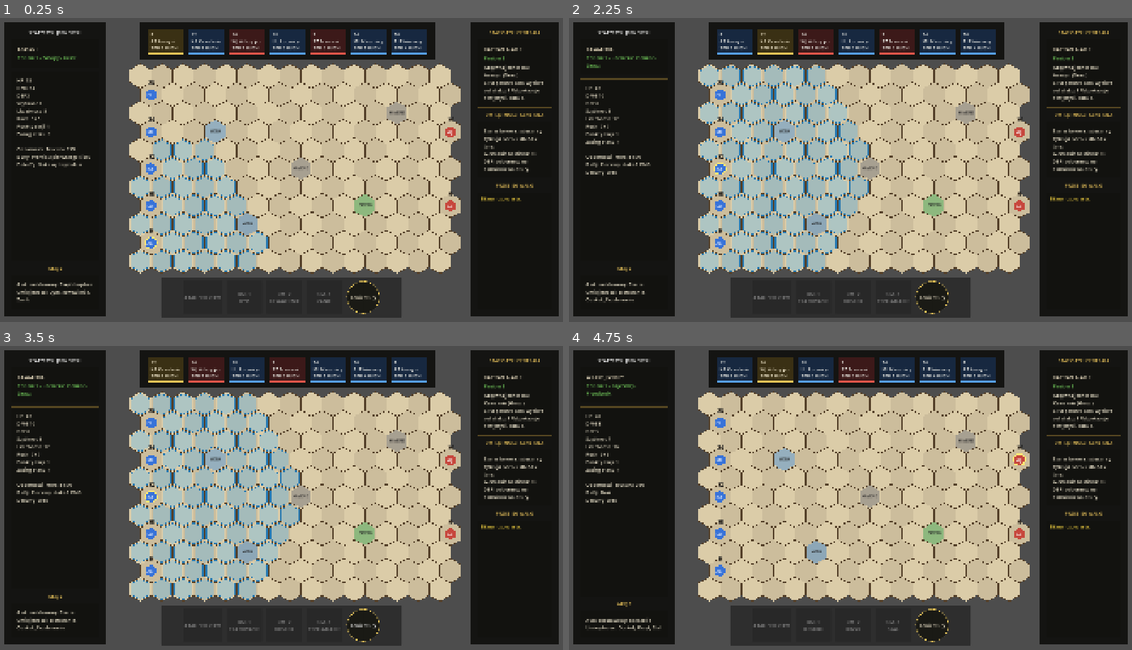
Above: before the commit, frames 1-4 (two rows, left to right).
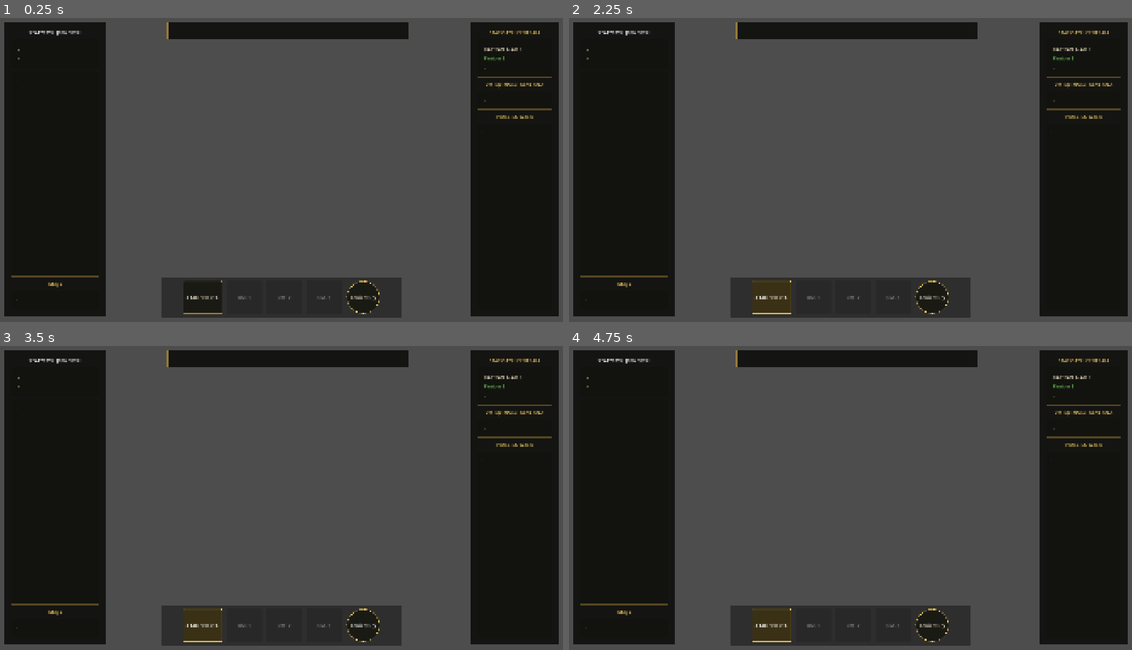
Above: after the commit, the same moments.

Repository: oliwierkoziol/staze
Game: Godot game, scene res://gra.tscn
The game is run twice, just before and just after one commit, with the same random seed, the same clock (stepped at 60 frames per second) and the same inputs.
Inputs (mouse positions are in pixels of both pictures, inside the frame that each line leads up to):
- Up to frame 1 (0.25 s): no input
- Up to frame 2 (2.25 s): click (732, 42) at 0.5 s, where only the run before the commit has a clickable "8 AS Asasyni SPD 9 RUCH 5"; click (771, 297) at 1.25 s, where only the run after the commit has a clickable "ATAK PODSTAWOWY"; click (777, 42) at 2 s, where only the run before the commit has a clickable "12 KA Kawaleria SPD 8 RUCH 7"
- Up to frame 3 (3.5 s): click "Koniec tury" at 2.75 s
- Up to frame 4 (4.75 s): click (732, 370) at 3.5 s, where only the run before the commit has a clickable "12 KA Kawaleria SPD 8 RUCH 7"; click (777, 370) at 4.25 s, where only the run before the commit has a clickable "16 WJ Wilczy jezdzcy SPD 7 RU…"

The runs differ from the first frame. In frame 1, 46% of the frame differs, in the area x 2-98%, y 1-98%; in frame 2, 46%; in frame 3, 46%; in frame 4, 46%.
Error after the commit: Parse Error: Preload file "res://assets/mapTiles/grass.png" does not exist. (res://scripts/plansza_walki.gd:12)

Commit message:
feat(system walki): losowe klastry przeszkod, tekstura trawy, naprawiony ruch jednostek

Diff:
--- a/turn-base-game/scripts/gra.gd
+++ b/turn-base-game/scripts/gra.gd
@@ -152,13 +152,7 @@
 
 const GRID_COLUMNS := 15
 const GRID_ROWS := 11
-const OBSTACLES: Array[Dictionary] = [
-	{"grid_x": 3, "grid_y": 3, "type": "woda"},
-	{"grid_x": 7, "grid_y": 5, "type": "kamienie"},
-	{"grid_x": 10, "grid_y": 7, "type": "drzewa"},
-	{"grid_x": 5, "grid_y": 8, "type": "woda"},
-	{"grid_x": 12, "grid_y": 2, "type": "kamienie"}
-]
+const OBSTACLE_TYPES: Array[String] = ["woda", "kamienie", "drzewa"]
 const MAX_EVENT_LOG_ENTRIES := 60
 const CARD_FONT_COLOR := Color(0.92, 0.88, 0.78, 1.0)
 const CARD_SELECTED_FONT_COLOR := Color(0.99, 0.95, 0.84, 1.0)
@@ -187,6 +181,7 @@
 @onready var event_log_label: RichTextLabel = $HUD/Overlay/RightPanel/RightMargin/RightContent/EventLogPanel/EventLogScroll/EventLog
 
 var units: Array = []
+var obstacles: Array[Dictionary] = []
 var selected_unit_id := -1
 var active_unit_id := -1
 var current_turn := ""
@@ -207,7 +202,8 @@
 		unit.remaining_move = int(unit.move_range)
 		unit.action_points = 1
 	board.set_units(units)
-	board.set_obstacles(OBSTACLES)
+	obstacles = _generate_obstacles()
+	board.set_obstacles(obstacles)
 	board.cell_clicked.connect(_on_cell_clicked)
 	board.cell_right_clicked.connect(_on_cell_right_clicked)
 	board.animation_finished.connect(_on_board_animation_finished)
@@ -278,17 +274,19 @@
 
 	var clicked_unit := _find_unit_at_cell(cell)
 	if not clicked_unit.is_empty():
-		_show_unit_details(clicked_unit)
+		if clicked_unit.side == "player":
+			selected_unit_id = clicked_unit.id
+			_show_unit_details(clicked_unit)
+		return
+
 	if pending_action == "attack":
 		if not clicked_unit.is_empty() and clicked_unit.side != active_unit.side and _can_unit_attack(active_unit) and _is_in_attack_range(active_unit, cell):
 			_perform_basic_attack(active_unit, clicked_unit)
 		return
 
 	if selected_unit_id != active_unit.id:
-		return
-
-	if not clicked_unit.is_empty():
-		return
+		selected_unit_id = active_unit.id
+		_show_unit_details(active_unit)
 
 	var path := _find_path(active_unit, Vector2i(active_unit.grid_x, active_unit.grid_y), cell)
 	if path.is_empty() or path.size() > _get_remaining_move(active_unit):
@@ -401,7 +399,7 @@
 
 func _sync_board() -> void:
 	board.set_units(units)
-	board.set_obstacles(OBSTACLES)
+	board.set_obstacles(obstacles)
 	var selected_unit: Dictionary = _find_unit_by_id(selected_unit_id)
 	if selected_unit.is_empty():
 		board.set_highlighted_cells([], [])
@@ -556,19 +554,80 @@
 	return path
 
 
+func _generate_obstacles() -> Array[Dictionary]:
+	var result: Array[Dictionary] = []
+	var occupied: Dictionary = {}
+	for unit in SAMPLE_UNITS:
+		occupied[Vector2i(unit.grid_x, unit.grid_y)] = true
+
+	var rng := RandomNumberGenerator.new()
+	rng.randomize()
+	var type_count: int = rng.randi_range(2, OBSTACLE_TYPES.size())
+	var shuffled_types: Array[String] = OBSTACLE_TYPES.duplicate()
+	shuffled_types.shuffle()
+
+	for type_index in range(type_count):
+		var type: String = shuffled_types[type_index]
+		var cluster_size: int = rng.randi_range(1, 4)
+		var cluster: Array[Vector2i] = _generate_cluster(cluster_size, occupied, rng)
+		for cell in cluster:
+			occupied[cell] = true
+			result.append({"grid_x": cell.x, "grid_y": cell.y, "type": type})
+	return result
+
+
+func _generate_cluster(target_size: int, occupied: Dictionary, rng: RandomNumberGenerator) -> Array[Vector2i]:
+	var attempts: int = 0
+	while attempts < 200:
+		attempts += 1
+		var start: Vector2i = _random_empty_cell(occupied, rng)
+		if start == Vector2i(-1, -1):
+			continue
+		var cluster: Array[Vector2i] = [start]
+		var frontier: Array[Vector2i] = [start]
+		occupied[start] = true
+		while cluster.size() < target_size and not frontier.is_empty():
+			frontier.shuffle()
+			var current: Vector2i = frontier.pop_front()
+			var neighbors: Array[Vector2i] = _get_neighbors(current)
+			neighbors.shuffle()
+			for neighbor in neighbors:
+				if occupied.has(neighbor):
+					continue
+				occupied[neighbor] = true
+				cluster.append(neighbor)
+				frontier.append(neighbor)
+				if cluster.size() >= target_size:
+					break
+		return cluster
+	return []
+
+
+func _random_empty_cell(occupied: Dictionary, rng: RandomNumberGenerator) -> Vector2i:
+	var x_min: int = 2
+	var x_max: int = GRID_COLUMNS - 3
+	var attempts: int = 0
+	while attempts < 100:
+		attempts += 1
+		var cell := Vector2i(rng.randi_range(x_min, x_max), rng.randi_range(0, GRID_ROWS - 1))
+		if not occupied.has(cell):
+			return cell
+	return Vector2i(-1, -1)
+
+
 func _get_blocked_cells(excluded_unit_id: int) -> Dictionary:
 	var blocked: Dictionary = {}
 	for unit in units:
 		if unit.id == excluded_unit_id:
 			continue
 		blocked[Vector2i(unit.grid_x, unit.grid_y)] = true
-	for obstacle in OBSTACLES:
+	for obstacle in obstacles:
 		blocked[Vector2i(int(obstacle.grid_x), int(obstacle.grid_y))] = true
 	return blocked
 
 
 func _is_cell_obstacle(cell: Vector2i) -> bool:
-	for obstacle in OBSTACLES:
+	for obstacle in obstacles:
 		if int(obstacle.grid_x) == cell.x and int(obstacle.grid_y) == cell.y:
 			return true
 	return false
@@ -672,7 +731,7 @@
 		assert(unit.dmg >= 1)
 		assert(unit.speed >= 1)
 
-	for obstacle in OBSTACLES:
+	for obstacle in obstacles:
 		assert(obstacle.grid_x >= 0 and obstacle.grid_x < GRID_COLUMNS)
 		assert(obstacle.grid_y >= 0 and obstacle.grid_y < GRID_ROWS)
 		assert(obstacle.type in ["woda", "kamienie", "drzewa"])
--- a/turn-base-game/scripts/plansza_walki.gd
+++ b/turn-base-game/scripts/plansza_walki.gd
@@ -9,6 +9,7 @@
 const GRID_COLUMNS := 15
 const GRID_ROWS := 11
 const SQRT_THREE := 1.7320508
+const GRASS_TEXTURE: Texture2D = preload("res://assets/mapTiles/grass.png")
 
 var units: Array = []
 var selected_unit_id := -1
@@ -117,12 +118,13 @@
 	for row in GRID_ROWS:
 		for column in GRID_COLUMNS:
 			var center: Vector2 = axial_to_pixel(column, row)
+			var size: float = HEX_RADIUS * 2.0
+			var rect := Rect2(center - Vector2(size / 2.0, size / 2.0), Vector2(size, size))
+			draw_texture_rect(GRASS_TEXTURE, rect, false)
 			var points: PackedVector2Array = PackedVector2Array()
 			for corner in 6:
 				var angle: float = deg_to_rad(60.0 * corner - 30.0)
 				points.append(center + Vector2(cos(angle), sin(angle)) * HEX_RADIUS)
-			var fill_color: Color = Color(0.86, 0.80, 0.66) if (row + column) % 2 == 0 else Color(0.80, 0.74, 0.61)
-			draw_colored_polygon(points, fill_color)
 			draw_polyline(points + PackedVector2Array([points[0]]), Color(0.33, 0.25, 0.16), 2.0)
 
 
